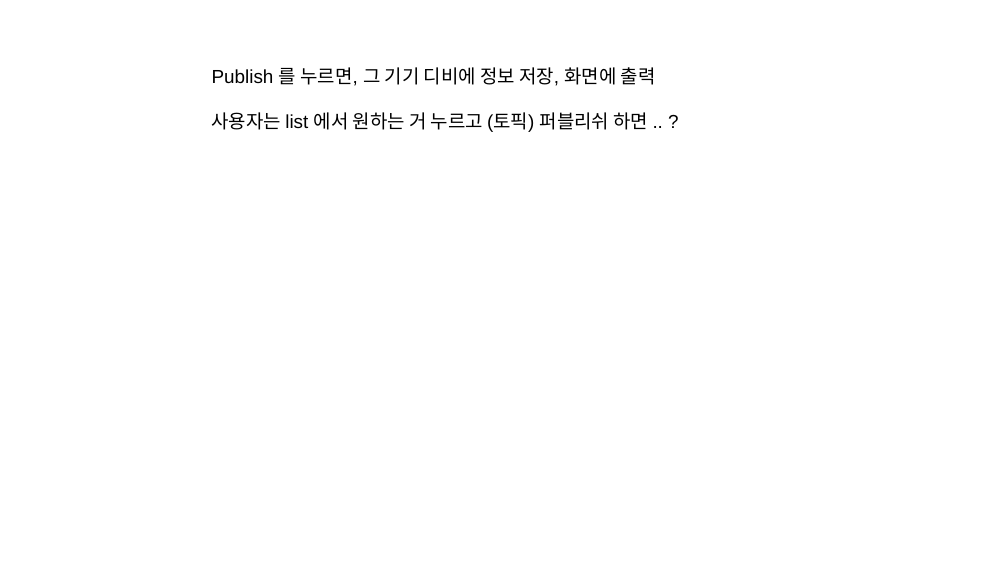
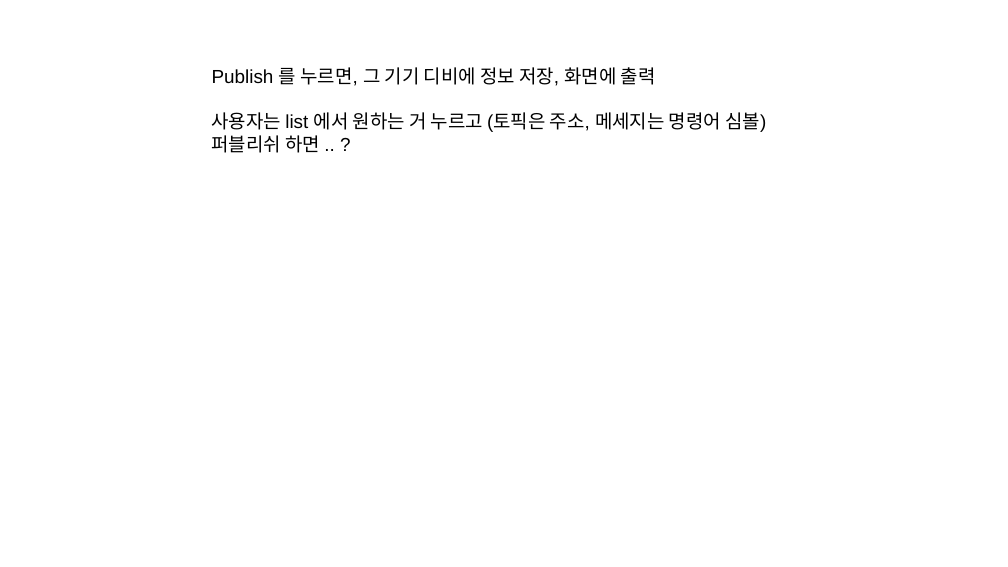
Before and after one commit to Mishuni/ochestration_for_docker, a slide deck: slide 5 of FiveStarts_app.pptx. Drawn at 1008x567 pixels with LibreOffice and Linux fonts; fonts in the diff are those of the drawing. Boxes give left, top, right and bottom in pixels: in the first picture for what was removed or moved away, otherwise in the second. Text is boxed around its words. In the diff, an @@ line names an element or a change of style, - is before the commit and + after.

```diff
--- a/FiveStarts_app.pptx
+++ b/FiveStarts_app.pptx
@@ text at box(212, 112, 766, 153): text changed @@
-사용자는 list 에서 원하는 거 누르고 (토픽) 퍼블리쉬 하면 .. ?
+사용자는 list 에서 원하는 거 누르고 (토픽은 주소, 메세지는 명령어 심볼) 퍼블리쉬 하면 .. ?
```
Also in this commit, not shown: 7 other files.
